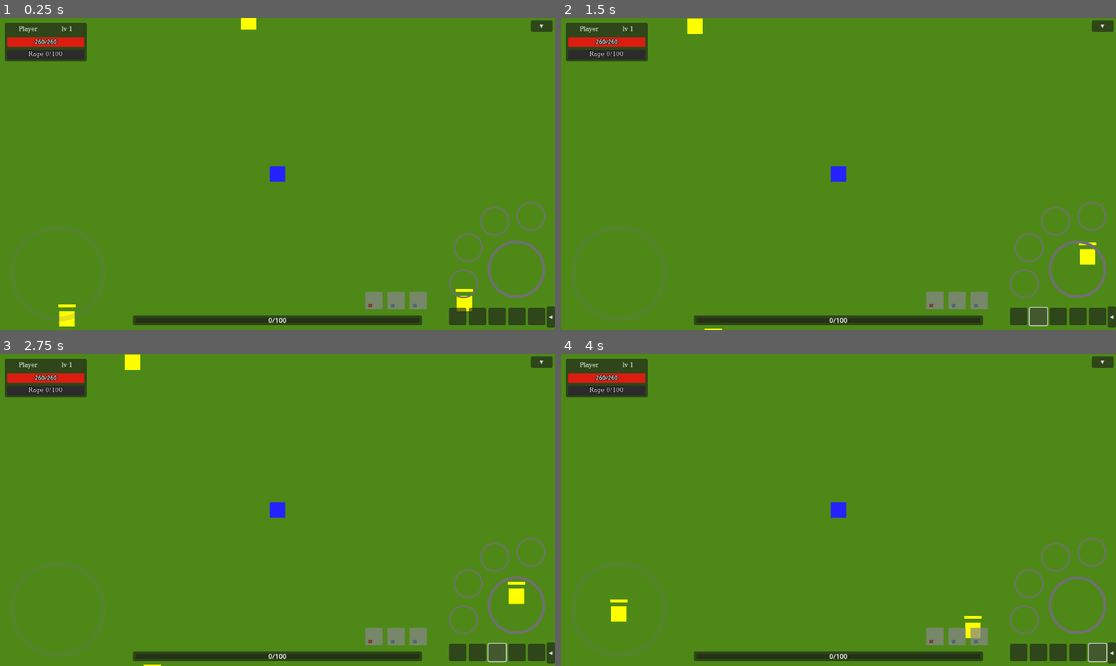
Above: before the commit, frames 1-4 (two rows, left to right).
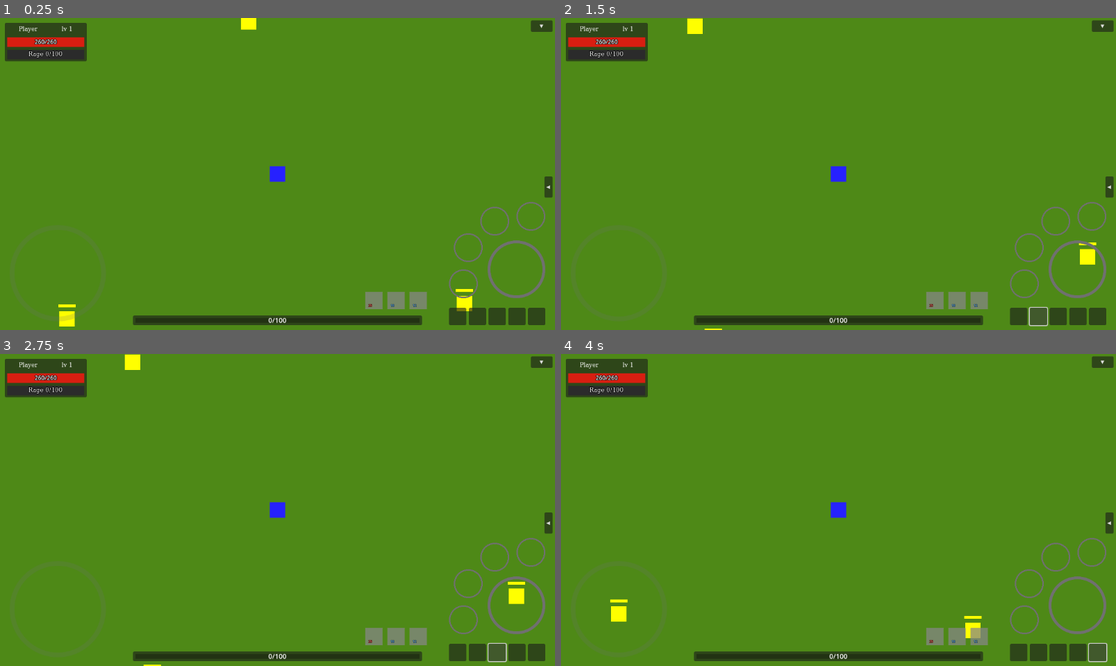
Above: after the commit, the same moments.

Repository: denisshkytko/mmo-mvp-godot
Game: Godot game, scene res://game/scenes/Main.tscn
The game is run twice, just before and just after one commit, with the same random seed, the same clock (stepped at 60 frames per second) and the same inputs. This scene is started directly instead of the project's main scene. The engine's default icon, where the game draws it, is replaced by a stand-in: a white triangle on a blue panel in a dark square.
Inputs (mouse positions are in pixels of both pictures, inside the frame that each line leads up to):
- Up to frame 1 (0.25 s): no input
- Up to frame 2 (1.5 s): click (1016, 317) at 0.5 s; click (1038, 317) at 1.25 s
- Up to frame 3 (2.75 s): click (499, 653) at 2 s
- Up to frame 4 (4 s): click (1077, 653) at 2.75 s; click (1099, 653) at 3.5 s

The runs differ from the first frame. In frame 1, 0.2% of the frame differs, in the area x 98-100%, y 50-100%; in frame 2, 0.2%; in frame 3, 0.2%; in frame 4, 0.2%.

Commit message:
Adjust HUD edge offsets

Diff:
--- a/ui/game/hud/BuffsAuraHUD.tscn
+++ b/ui/game/hud/BuffsAuraHUD.tscn
@@ -24,10 +24,10 @@
 anchor_top = 1.0
 anchor_right = 1.0
 anchor_bottom = 1.0
-offset_left = -17.0
-offset_top = -49.0
+offset_left = -22.0
+offset_top = -319.0
 offset_right = 242.0
-offset_bottom = -5.0
+offset_bottom = -275.0
 
 [node name="SlotRow" type="HBoxContainer" parent="Root/Panel"]
 custom_minimum_size = Vector2(259, 61)
@@ -212,9 +212,10 @@
 anchor_top = 1.0
 anchor_right = 1.0
 anchor_bottom = 1.0
-offset_left = -17.0
-offset_top = -49.0
-offset_bottom = -5.0
+offset_left = -22.0
+offset_top = -319.0
+offset_right = -5.0
+offset_bottom = -275.0
 grow_horizontal = 0
 grow_vertical = 0
 theme_override_font_sizes/font_size = 10
--- a/ui/game/hud/buffs_aura/buff_aura_flyout.tscn
+++ b/ui/game/hud/buffs_aura/buff_aura_flyout.tscn
@@ -20,17 +20,20 @@
 [node name="SubSlot0" type="TextureButton" parent="SlotsVBox"]
 custom_minimum_size = Vector2(28, 28)
 layout_mode = 2
+ignore_texture_size = true
 stretch_mode = 5
 texture_normal = ExtResource("2_2kp2p")
 
 [node name="SubSlot1" type="TextureButton" parent="SlotsVBox"]
 custom_minimum_size = Vector2(28, 28)
 layout_mode = 2
+ignore_texture_size = true
 stretch_mode = 5
 texture_normal = ExtResource("2_2kp2p")
 
 [node name="SubSlot2" type="TextureButton" parent="SlotsVBox"]
 custom_minimum_size = Vector2(28, 28)
 layout_mode = 2
+ignore_texture_size = true
 stretch_mode = 5
 texture_normal = ExtResource("2_2kp2p")
--- a/ui/game/hud/buffs_aura_hud.gd
+++ b/ui/game/hud/buffs_aura_hud.gd
@@ -5,7 +5,7 @@
 const FLYOUT_MARGIN := 8.0
 const FLYOUT_SPACING := 6.0
 const ARROW_MARGIN := 6.0
-const EXPANDED_RIGHT_OVERFLOW := 5.0
+const EXPANDED_RIGHT_OVERFLOW := -5.0
 const TOGGLE_PANEL_GAP := 1.0
 
 @export var flyout_scene: PackedScene = preload("res://ui/game/hud/buffs_aura/buff_aura_flyout.tscn")
